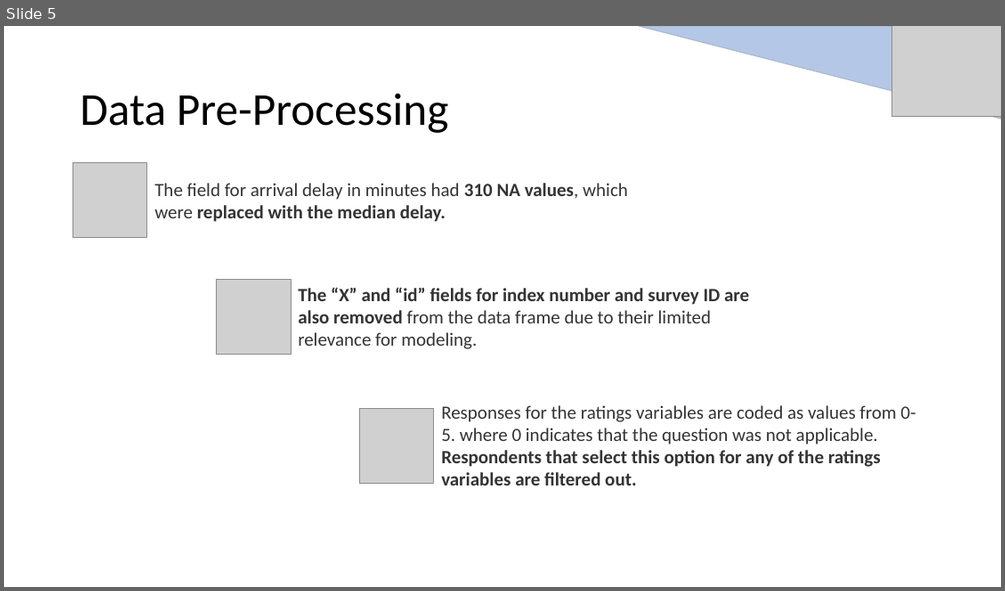
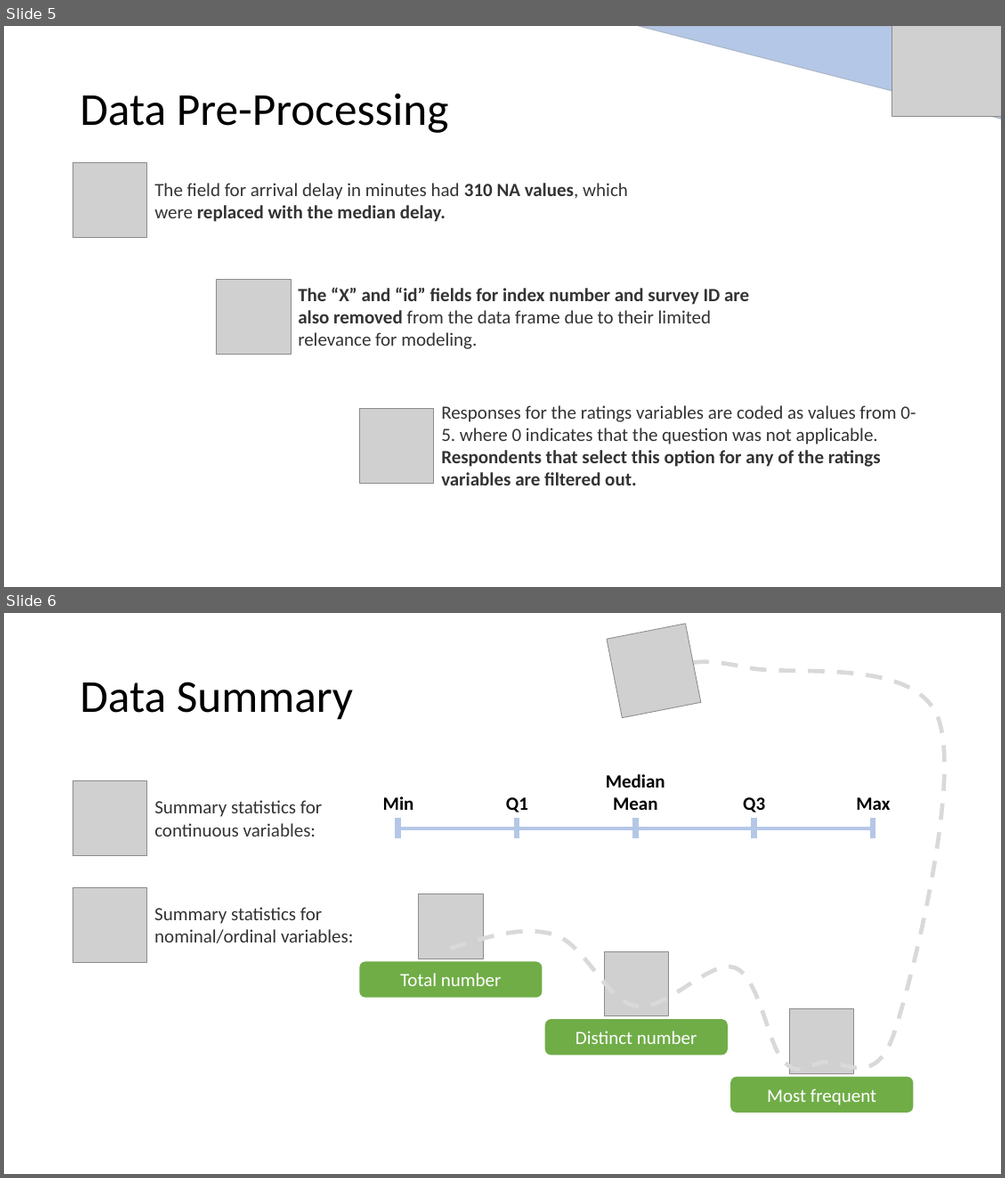
Before and after one commit to parv-bhargava/DATS_6101_13_mid_term_project, a slide deck: Presentation/DATS6101_Midterm_Presentation.pptx. Shown one above the other, each under a label of ours: slide 5 before the commit, slides 5 and 6 after it. The pictures are 1005x591 and 1005x1178 pixels, drawn with LibreOffice and Linux fonts; fonts in the diff are those of the drawing; grey boxes stand for pictures. Boxes give left, top, right and bottom in pixels: in the first picture for what was removed or moved away, otherwise in the second. Text is boxed around its words. In the diff, an @@ line names an element or a change of style, - is before the commit and + after.

```diff
--- a/Presentation/DATS6101_Midterm_Presentation.pptx
+++ b/Presentation/DATS6101_Midterm_Presentation.pptx
@@ slide 6 added at box(4, 613, 1001, 1174), background #FFFFFF @@
@@ picture added at box(607, 624, 700, 717) @@
@@ freeform shape added at box(451, 662, 945, 1070), outline #D9D9D9 4 pt dashed @@
@@ title added at box(80, 682, 353, 720), 44 pt, text #000000 @@
+Data Summary
@@ picture added at box(73, 780, 147, 855) @@
@@ text added at box(383, 796, 414, 810), 18 pt, text #000000, bold @@
+Min
@@ text added at box(506, 797, 528, 812), 18 pt, text #000000, bold @@
+Q1
@@ text added at box(606, 774, 665, 810), 18 pt, text #000000, bold @@
+Median
+Mean
@@ text added at box(743, 797, 765, 812), 18 pt, text #000000, bold @@
+Q3
@@ text added at box(856, 797, 890, 810), 18 pt, text #000000, bold @@
+Max
@@ text added at box(154, 800, 322, 836), 18 pt, text #333333 @@
+Summary statistics for continuous variables:
@@ group added at box(396, 818, 875, 838): 5 rectangles, 1 line @@
@@ picture added at box(73, 887, 147, 962) @@
@@ picture added at box(418, 894, 483, 958) @@
@@ text added at box(154, 907, 353, 943), 18 pt, text #333333 @@
+Summary statistics for nominal/ordinal variables:
@@ picture added at box(604, 952, 668, 1016) @@
@@ rounded rectangle added at box(359, 962, 542, 997), fill #70AD47, 18 pt, text #FFFFFF @@
+Total number
@@ picture added at box(790, 1009, 854, 1074) @@
@@ rounded rectangle added at box(544, 1019, 727, 1055), fill #70AD47, 18 pt, text #FFFFFF @@
+Distinct number
@@ rounded rectangle added at box(731, 1077, 914, 1112), fill #70AD47, 18 pt, text #FFFFFF @@
+Most frequent
```
Also in this commit, not shown: 5 slides changed, 1 other file.
